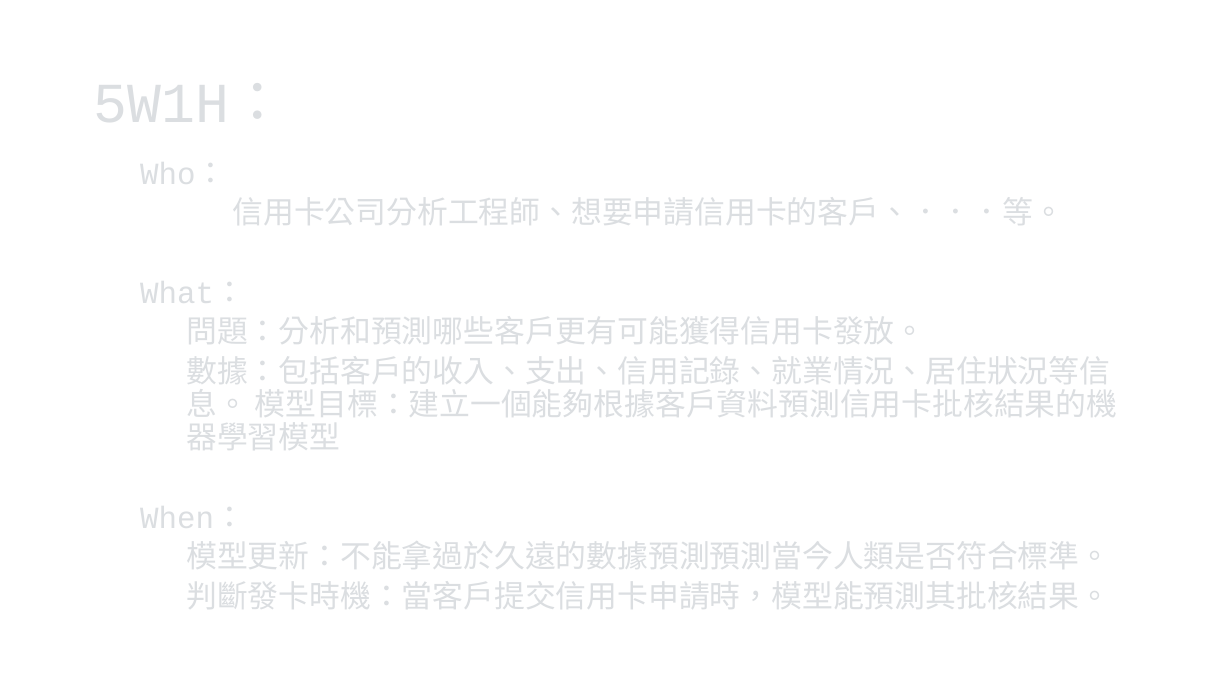
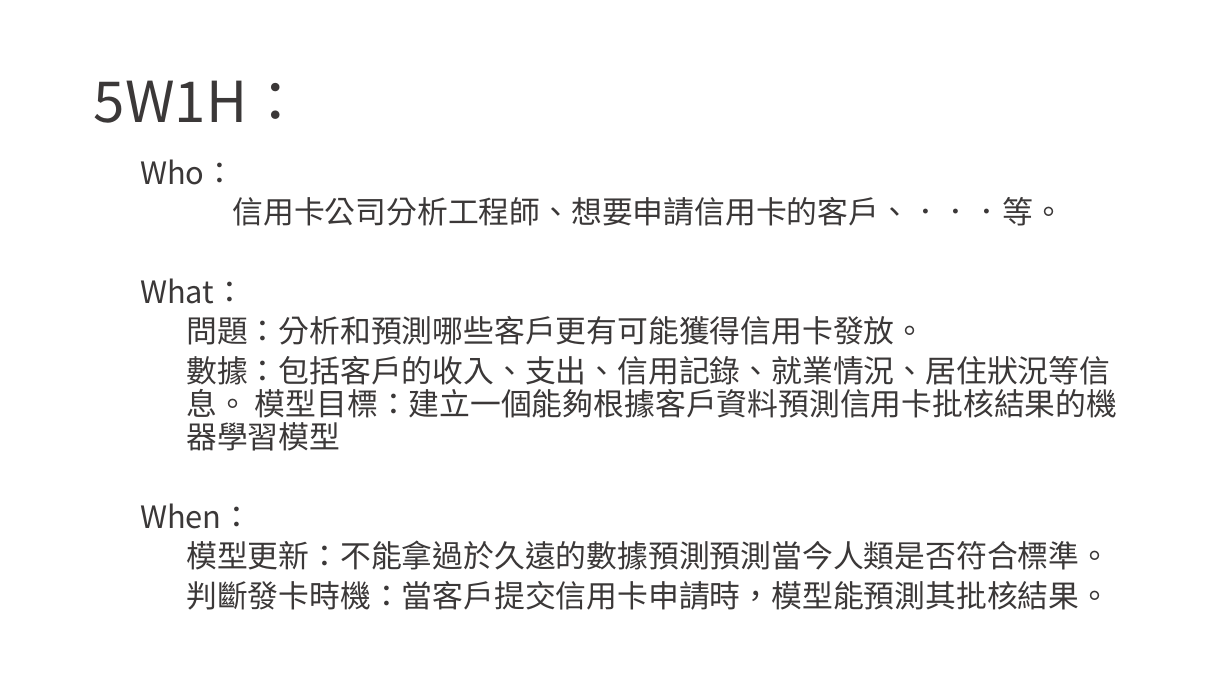
Before and after one commit to RCK10274/Issue_Credit_Card, a slide deck: slide 3 of Issue_Credit_Card.pptx. Drawn at 1232x693 pixels with LibreOffice and Linux fonts; fonts in the diff are those of the drawing. Boxes give left, top, right and bottom in pixels: in the first picture for what was removed or moved away, otherwise in the second. Text is boxed around its words. In the diff, an @@ line names an element or a change of style, - is before the commit and + after.

```diff
--- a/Issue_Credit_Card.pptx
+++ b/Issue_Credit_Card.pptx
@@ title added at (94, 80, 304, 123), 44 pt, text #3B3838 @@
+5W1H：
@@ text added at (140, 159, 1117, 610), 24 pt, text #3B3838 @@
+  Who：
+  信用卡公司分析工程師、想要申請信用卡的客戶、．．．等。
+  What：
+    問題：分析和預測哪些客戶更有可能獲得信用卡發放。
+    數據：包括客戶的收入、支出、信用記錄、就業情況、居住狀況等信息。 模型目標：建立一個能夠根據客戶資料預測信用卡批核結果的機器學習模型
+  When：
+    模型更新：不能拿過於久遠的數據預測預測當今人類是否符合標準。
+    判斷發卡時機：當客戶提交信用卡申請時，模型能預測其批核結果。
```
Also in this commit, not shown: 4 other slides changed, 16 slides added, 1 slide removed, 21 other files.
